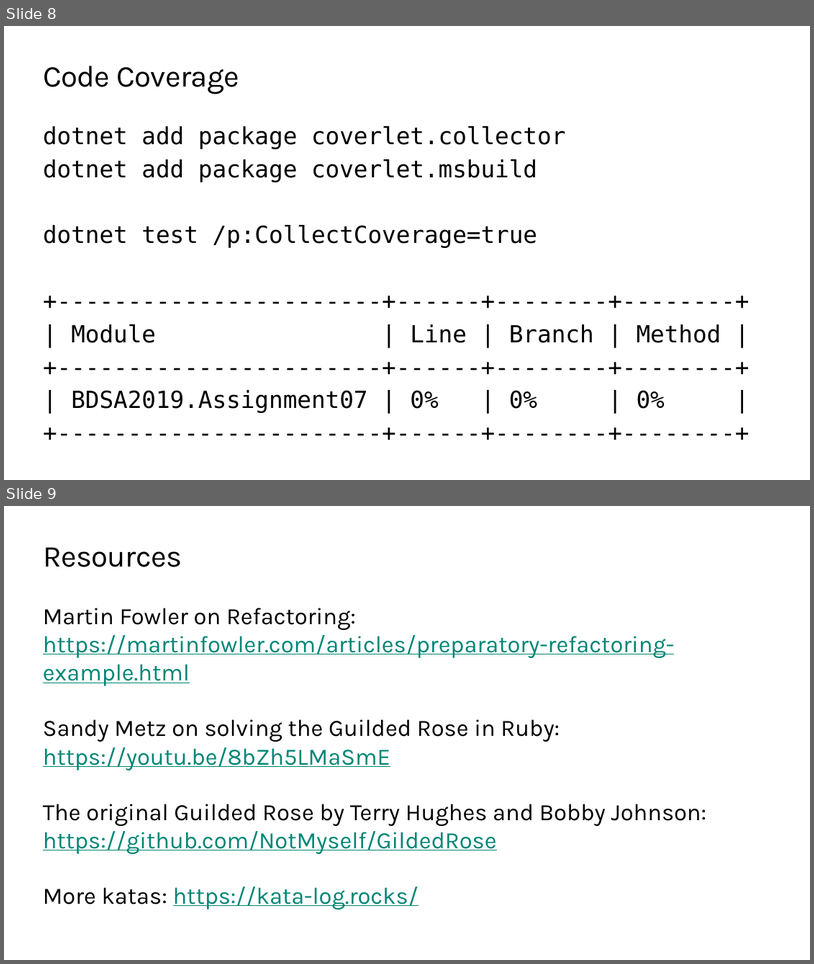
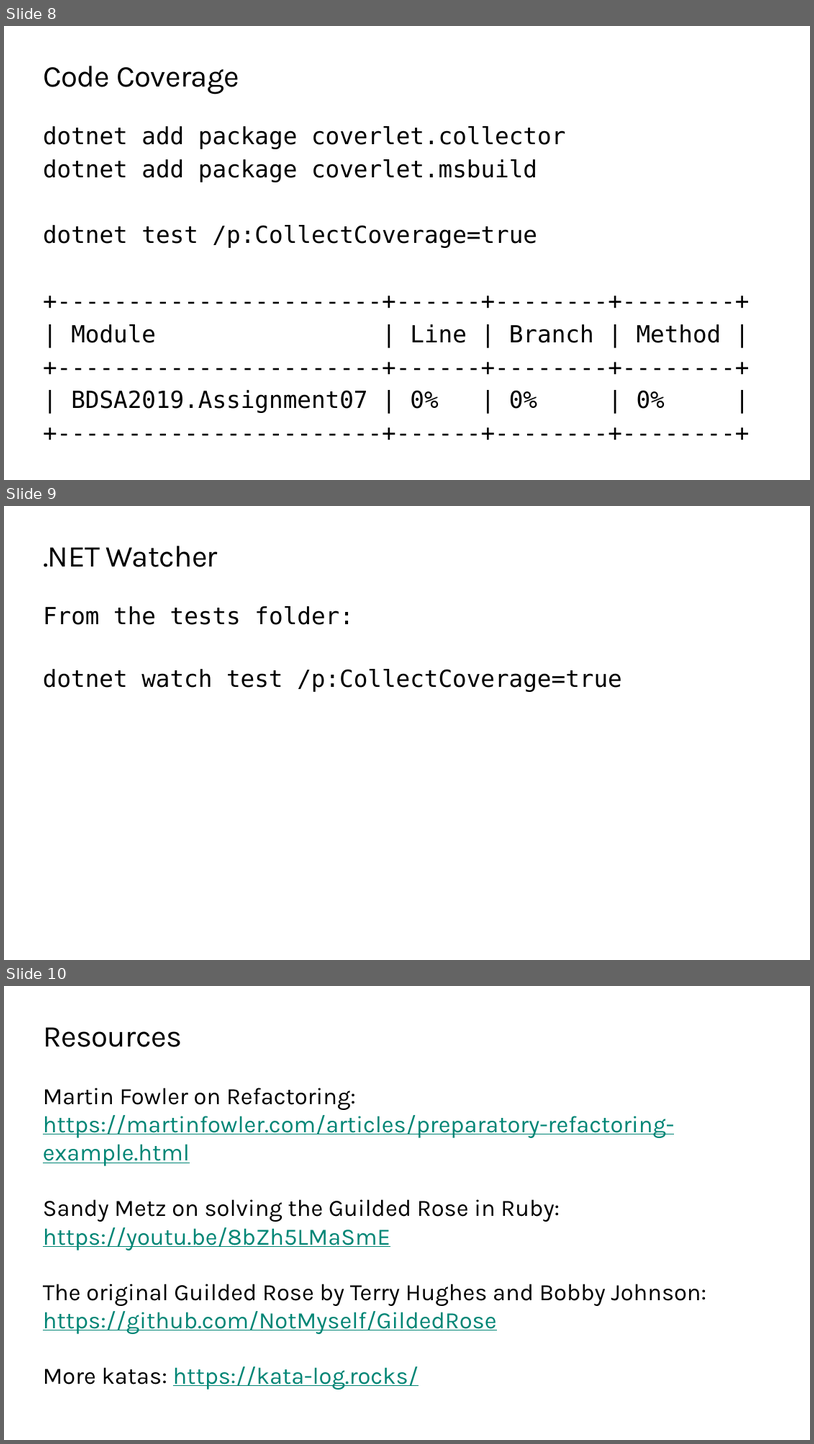
Before and after one commit to ondfisk/BDSA2019, a slide deck: Slides/Lecture06.5 Gilded Rose.pptx. Shown one above the other, each under a label of ours: slides 8 and 9 before the commit, slides 8, 9 and 10 after it. The pictures are 814x964 and 814x1444 pixels, drawn with LibreOffice and Linux fonts; fonts in the diff are those of the drawing; background and template pictures are left out. Boxes give left, top, right and bottom in pixels: in the first picture for what was removed or moved away, otherwise in the second. Text is boxed around its words. In the diff, an @@ line names an element or a change of style, - is before the commit and + after.

```diff
--- a/Slides/Lecture06.5 Gilded Rose.pptx
+++ b/Slides/Lecture06.5 Gilded Rose.pptx
@@ slide 9 added at <box>4,506,810,960</box>, background #FFFFFF @@
@@ title added at <box>43,546,218,567</box>, 36 pt, text #000000 @@
+.NET Watcher
@@ text added at <box>43,606,353,625</box>, 28 pt, text #000000 @@
+From the tests folder:
@@ text added at <box>43,669,622,692</box>, 28 pt, text #000000 @@
+dotnet watch test /p:CollectCoverage=true
@@ what was slide 9 is now slide 10 @@
```
Also in this commit, not shown: 6 other files.
